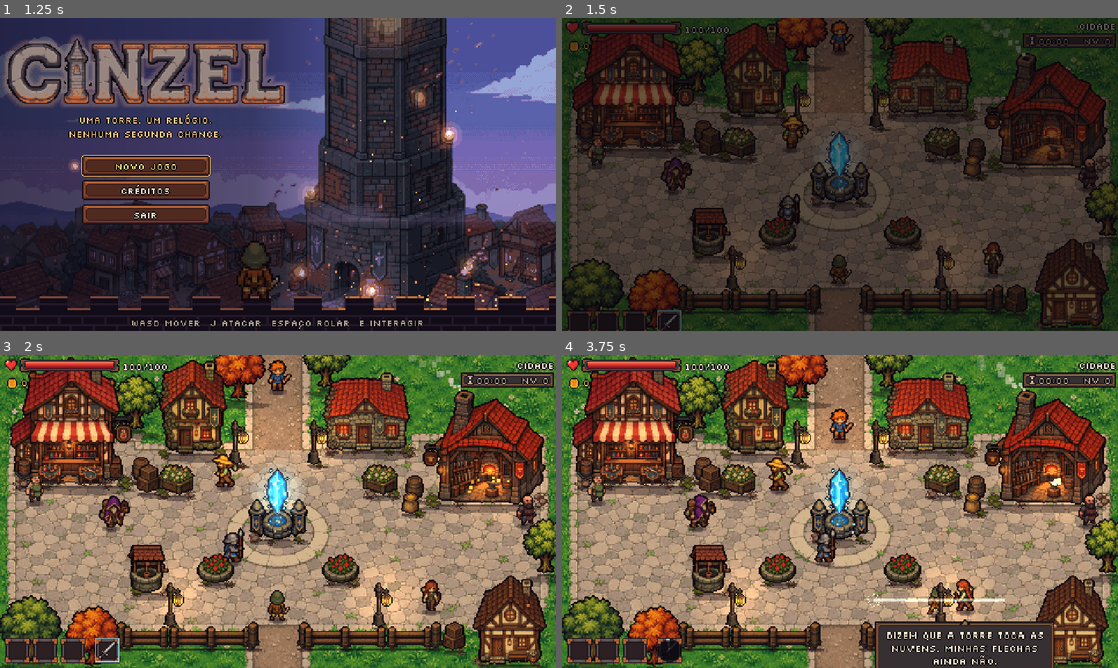
Above: before the commit, frames 1-4 (two rows, left to right).
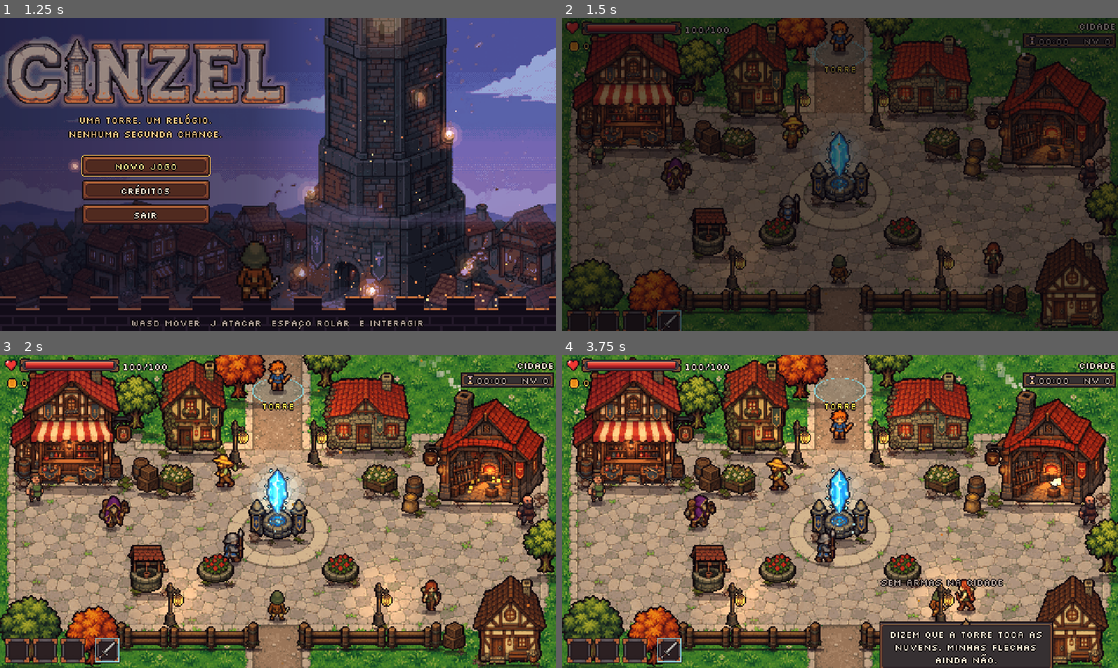
Above: after the commit, the same moments.

Repository: danicunhac/cinzel
Game: Godot game, scene res://ui/title.tscn
Two runs of this game, one before a commit and one after it. Both use one fixed random seed, a clock stepped at 60 frames per second and the inputs below.
Inputs (mouse positions are in pixels of both pictures, inside the frame that each line leads up to):
- Up to frame 1 (1.25 s): tap Enter at 0.5 s; move the mouse to (400, 158) at 0.52 s; hold D (move_right) from 0.53 s (still down); hold J (attack) from 0.53 s (still down); click (400, 158) at 0.67 s; tap E (interact) at 0.8 s
- Up to frame 2 (1.5 s): release D (move_right) at 1.25 s; release J (attack) at 1.25 s; click "Novo jogo" at 1.25 s
- Up to frame 3 (2 s): no input
- Up to frame 4 (3.75 s): drag from (728, 527) to (840, 608) at 2.02 s; move the mouse to (895, 442) at 2.77 s; hold D (move_right) 2.78-3.5 s; hold J (attack) 2.78-3.5 s; tap E (interact) at 3.05 s; drag from (812, 574) to (673, 464) at 3.52 s

Frame 1 is identical in both runs. In frame 2, 0.2% of the frame differs, in the area x 45-55%, y 7-18%; in frame 3, 0.2%; in frame 4, 2.6%, in the area x 17-89%, y 7-100%.

Commit message:
feat: cidade sem armas e entrada da torre a pé
O ataque não funciona na cidade (aviso curto). Para entrar na torre o jogador caminha até a entrada no norte; com mais de um andar liberado, abre a lista. Volta pela escada chega na entrada; saída por teleporte chega no cristal.

Diff:
--- a/game/actors/player/player.gd
+++ b/game/actors/player/player.gd
@@ -73,6 +73,8 @@
 var weapon: WeaponDef = WeaponDef.for_type(&"sword")
 var weapon_id: StringName = &""
 var special: SpecialCharge = SpecialCharge.new()
+## False in town: the attack button does nothing (no swing, shot or special).
+var armed: bool = true
 ## Crit rolls. Seed it for deterministic tests.
 var rng := RandomNumberGenerator.new()
 
@@ -183,7 +185,7 @@
 		sprite.position = SPRITE_HOME
 	if _just_pressed(&"roll") and _roll_cooldown <= 0.0:
 		_start_roll(input_dir if input_dir != Vector2.ZERO else facing)
-	elif _just_pressed(&"attack") and not weapon.ranged:
+	elif armed and _just_pressed(&"attack") and not weapon.ranged:
 		_start_attack()
 
 
@@ -203,7 +205,7 @@
 ## Attack press starts the hold; the release fires the special, the bow's
 ## charged arrow, or (bow) the plain arrow.
 func _update_charge(delta: float) -> void:
-	if state == State.DEAD or state == State.ROLL or state == State.SPECIAL:
+	if state == State.DEAD or state == State.ROLL or state == State.SPECIAL or not armed:
 		special.cancel()
 		special.tick(delta, false)
 		return
--- a/game/autoload/game.gd
+++ b/game/autoload/game.gd
@@ -13,6 +13,9 @@
 
 var run: RunState
 var in_boss_room: bool = false
+## Where the player appears in town: &"gate" (walked down the tower), &"crystal"
+## (teleported back) or &"" (new run, the south path). The town clears it.
+var town_arrival: StringName = &""
 ## Summary of the run that just ended (death or victory), written by Dungeon
 ## before RunState.die() zeroes it: {"floor": int, "seconds": float, "gold": int}.
 ## Empty until a run ends.
--- a/game/tests/unit/test_town_cta.gd
+++ b/game/tests/unit/test_town_cta.gd
@@ -34,7 +34,7 @@
 	T.ok(not TownLogic.cta_visible(&"shop", &"smith", 3), "in range of another spot")
 	T.ok(not TownLogic.cta_visible(&"smith", &"smith", 5, false), "smith needs a craftable recipe")
 	T.ok(TownLogic.cta_visible(&"smith", &"smith", 0, true), "smith with a craftable recipe")
-	T.ok(TownLogic.cta_visible(&"teleport", &"teleport", 0), "crystal always works")
+	T.ok(TownLogic.cta_visible(&"wardrobe", &"wardrobe", 0), "wardrobe always works")
 	T.ok(not TownLogic.cta_visible(&"", &"", 0), "no spot")
 
 
@@ -46,7 +46,7 @@
 	await _tree().process_frame
 	T.eq(town.near, &"shop")
 	T.ok(town._ctas[&"shop"].active, "shop ring on")
-	T.ok(not town._ctas[&"smith"].active and not town._ctas[&"teleport"].active, "others off")
+	T.ok(not town._ctas[&"smith"].active and not town._ctas[&"wardrobe"].active, "others off")
 	T.ok(town._bubble.visible, "shopkeeper talks")
 	player.global_position = TownScript.SPOTS[&"smith"]
 	await _tree().process_frame
@@ -119,7 +119,7 @@
 	for p in blocked:
 		q.position = p
 		T.ok(not space.intersect_point(q).is_empty(), "blocked at %s" % p)
-	var open: Array[Vector2] = [Vector2(240, 40), Vector2(240, 200), Vector2(240, 258), TownScript.SPOTS[&"shop"], TownScript.SPOTS[&"smith"], TownScript.SPOTS[&"teleport"]]
+	var open: Array[Vector2] = [Vector2(240, 40), Vector2(240, 200), Vector2(240, 258), TownScript.SPOTS[&"shop"], TownScript.SPOTS[&"smith"], TownScript.GATE.get_center(), TownScript.CRYSTAL_ARRIVAL]
 	for p in open:
 		q.position = p
 		var walls := space.intersect_point(q).filter(func(h: Dictionary) -> bool: return h["collider"] is StaticBody2D)
--- a/game/tests/unit/test_town_ui.gd
+++ b/game/tests/unit/test_town_ui.gd
@@ -1,5 +1,7 @@
 extends RefCounted
 ## Town panels, HUD and end screens.
+
+const TownScript := preload("res://world/town.gd")
 
 
 func _tree() -> SceneTree:
@@ -191,3 +193,40 @@
 
 	func _ready() -> void:
 		add_to_group(&"boss")
+
+
+func test_walking_back_arrives_at_the_gate_unarmed() -> void:
+	_game().new_run()
+	_game().town_arrival = &"gate"
+	var town := await _spawn("res://world/town.tscn")
+	var player := town.get_node("Player") as Player
+	T.eq(player.global_position, TownScript.GATE_ARRIVAL, "arrives at the tower entrance")
+	T.eq(_game().town_arrival, &"", "arrival is used once")
+	T.ok(not player.armed, "no weapon in town")
+	await _tree().physics_frame
+	Input.action_press(&"attack")
+	await _tree().physics_frame
+	await _tree().process_frame
+	Input.action_release(&"attack")
+	T.eq(player.state, Player.State.FREE, "attack does not swing")
+	town._update_note(0.0, true)
+	T.ok(town._note.visible, "note says there are no weapons in town")
+	town.free()
+	_game().new_run()
+
+
+func test_stepping_into_the_gate_opens_the_floor_list() -> void:
+	_game().new_run()
+	_game().run.unlock_floor(2)
+	var town := await _spawn("res://world/town.tscn")
+	var player := town.get_node("Player") as Player
+	player.global_position = TownScript.GATE.get_center()
+	await _tree().process_frame
+	var p := town._panel as TeleportPanel
+	T.ok(p != null, "floor list opens")
+	T.eq(p.floor_buttons.size(), 2, "floors 1..2")
+	p.close()
+	await _tree().process_frame
+	T.ok(town._panel == null, "standing still in the gate does not reopen it")
+	town.free()
+	_game().new_run()
--- a/game/world/dungeon.gd
+++ b/game/world/dungeon.gd
@@ -107,7 +107,7 @@
 	if _busy or _leaving:
 		return
 	if current_floor <= 1:
-		leave_to_town()
+		leave_to_town(&"gate")
 		return
 	var below := current_floor - 1
 	var rec := state.get_floor(below)
@@ -133,10 +133,13 @@
 	_go_to_room(room_index - 1, true, Arrival.EXIT)
 
 
-func leave_to_town() -> void:
+## `arrival`: &"gate" when walking out (stairs of floor 1), else the
+## teleport back to the crystal (held Q, the boss room portal).
+func leave_to_town(arrival: StringName = &"crystal") -> void:
 	if _leaving:
 		return
 	_leaving = true
+	Game.town_arrival = arrival
 	Game.run.clock.running = false
 	Game.in_boss_room = false
 	Game.goto(TOWN_SCENE)
--- a/game/world/town.gd
+++ b/game/world/town.gd
@@ -1,9 +1,12 @@
 extends Node2D
 ## Walkable town (one 480x270 screen). A painted ground with large Y-sorted
 ## sprites on it (game/assets/town, docs/assets.md). Four spots: the shop
-## (shopkeeper), the forge (blacksmith), the teleport crystal and the
-## wardrobe at the door of the hero's house (house A, next to the shop); E
-## near one opens its panel. Near a spot with an action, a gold ring pings on the ground
+## (shopkeeper), the forge (blacksmith) and the wardrobe at the door of the
+## hero's house (house A, next to the shop); E near one opens its panel. The
+## tower is up the north path: walking into its entrance (GATE) enters floor 1,
+## or opens the floor list once more floors are unlocked. The crystal in the
+## plaza is where a teleport out of the tower lands. No weapons in town: the
+## attack button only shows a note. Near a spot with an action, a gold ring pings on the ground
 ## and the building glows; the NPC speaks a short line in a bubble.
 ## The run clock stays stopped here. Every town load starts a market visit
 ## (Market.begin_visit: prices recover, new stock and wanted items).
@@ -24,20 +27,22 @@
 const PAD := 8
 
 const SPAWN := Vector2(240, 222)
+## Tower entrance at the top of the north path: the player walks into it.
+const GATE := Rect2(212, 18, 56, 18)
+const GATE_ARRIVAL := Vector2(240, 48)
+const CRYSTAL_ARRIVAL := Vector2(240, 180)
 const REACH := 30.0
 const CRYSTAL_POS := Vector2(240, 160)
 ## Where the player stands to use each spot (in front of the counter, the
-## anvil and the crystal).
+## anvil and the house door).
 const SPOTS: Dictionary[StringName, Vector2] = {
 	&"shop": Vector2(62, 128),
 	&"smith": Vector2(426, 146),
-	&"teleport": Vector2(240, 172),
 	&"wardrobe": Vector2(168, 100),
 }
 const SPOT_NAMES: Dictionary[StringName, String] = {
 	&"shop": "Loja",
 	&"smith": "Ferreiro",
-	&"teleport": "Teleporte",
 	&"wardrobe": "Guarda-roupa",
 }
 const SCREEN := Vector2(480, 270)
@@ -165,6 +170,7 @@
 const VILLAGER_ART := "res://assets/characters/villagers/%s.png"
 ## A villager talks when the player's feet are this close (and no spot is).
 const VILLAGER_REACH := 24.0
+const NOTE_TIME := 1.4
 
 var shop: Market
 var near: StringName = &""
@@ -177,6 +183,11 @@
 var _bubble: SpeechBubble
 var _hint: Label
 var _crystal_glow: Sprite2D
+var _gate_cta: TownCta
+var _note: Label
+var _note_time: float = 0.0
+## True while the player stands in GATE; entering needs a fresh step in.
+var _in_gate: bool = false
 var _t: float = 0.0
 
 @onready var player: Player = $Player
@@ -194,8 +205,18 @@
 	_build_pieces()
 	_build_spots()
 	_build_life()
+	player.armed = false
 	player.global_position = SPAWN
 	player.facing = Vector2.UP
+	match Game.town_arrival:
+		&"gate":
+			player.global_position = GATE_ARRIVAL
+			player.facing = Vector2.DOWN
+		&"crystal":
+			player.global_position = CRYSTAL_ARRIVAL
+			player.facing = Vector2.DOWN
+	Game.town_arrival = &""
+	_in_gate = GATE.has_point(player.global_position)
 	# Feet are 6 px below the player's origin (layered_sprite FEET_ROW).
 	player.add_child(GroundShadow.make(Vector2i(16, 6), Vector2(0, 7)))
 	_apply_debug_args()
@@ -270,9 +291,43 @@
 		_crystal_glow.modulate.a = 0.7 + 0.3 * sin(_t * 2.2)
 	if near != &"" and _panel == null and not get_tree().paused and Input.is_action_just_pressed(&"interact"):
 		open_panel(near)
-
-
-## Opens the panel of a spot (shop, smith, teleport) and returns it.
+	_update_gate()
+	_update_note(delta, Input.is_action_just_pressed(&"attack"))
+
+
+## Walking into the tower entrance: floor 1 straight away, or the floor list.
+func _update_gate() -> void:
+	var inside := player.state != Player.State.DEAD and GATE.has_point(player.global_position)
+	var stepped_in := inside and not _in_gate
+	_in_gate = inside
+	if not stepped_in or _panel != null or get_tree().paused:
+		return
+	enter_tower()
+
+
+## Enters floor 1, or opens the floor list when more floors are unlocked.
+func enter_tower() -> void:
+	if Game.run.unlocked_floors > 1:
+		open_panel(&"teleport")
+		return
+	Dungeon.requested_floor = 1
+	Game.goto(Dungeon.SCENE)
+
+
+## Attack in town (`pressed`): no swing, a short note over the player instead.
+func _update_note(delta: float, pressed: bool) -> void:
+	if pressed and _panel == null and not get_tree().paused and not UiKit.gameplay_input_blocked():
+		_note_time = NOTE_TIME
+	_note_time = maxf(_note_time - delta, 0.0)
+	_note.visible = _note_time > 0.0
+	if _note.visible:
+		var p := player.global_position + Vector2(-50, -30)
+		_note.position = Vector2(clampf(p.x, 2, SCREEN.x - 102), maxf(p.y, 14))
+		_note.modulate.a = minf(_note_time / 0.3, 1.0)
+
+
+## Opens the panel of a spot (shop, smith, wardrobe, or teleport: the floor
+## list at the tower entrance) and returns it.
 func open_panel(id: StringName) -> UiPanel:
 	if _panel != null:
 		return _panel
@@ -285,6 +340,7 @@
 			_panel = SmithPanelScene.instantiate() as SmithPanel
 		&"teleport":
 			_panel = TeleportPanelScene.instantiate() as TeleportPanel
+			_panel.panel_title = "Entrada da torre"
 		&"wardrobe":
 			_panel = WardrobePanelScript.new() as WardrobePanel
 		_:
@@ -295,7 +351,7 @@
 	return _panel
 
 
-## Line the NPC at `id` says now ("" for the crystal, which has no speaker).
+## Line the NPC at `id` says now ("" for a spot with no speaker).
 ## `item_count` is the backpack's used slots.
 func line_for(id: StringName, item_count: int) -> String:
 	match id:
@@ -320,9 +376,7 @@
 	_hint.text = "E  %s" % SPOT_NAMES[near]
 	var ok := TownLogic.can_act(near, items, Forge.any_craftable(Game.run))
 	_hint.add_theme_color_override("font_color", UiKit.COLOR_ITEM if ok else UiKit.COLOR_MUTED)
-	# Over the player's head, except at the crystal, where that would cover
-	# the crystal itself: there it goes under the feet.
-	var p := SPOTS[near] + (Vector2(-50, 12) if near == &"teleport" else Vector2(-50, -36))
+	var p := SPOTS[near] + Vector2(-50, -36)
 	_hint.position = Vector2(clampf(p.x, 2, SCREEN.x - 102), p.y)
 
 
@@ -438,7 +492,6 @@
 		elif p[0] == "house_a":
 			_glow_targets[&"wardrobe"] = s
 	var crystal := _piece("crystal", CRYSTAL_POS, Vector2(40, 12))
-	_glow_targets[&"teleport"] = crystal
 	_crystal_glow = Sprite2D.new()
 	_crystal_glow.texture = _tex("crystal_glow")
 	_crystal_glow.position = Vector2(0, -42)
@@ -455,12 +508,15 @@
 		var cta := TownCta.new()
 		cta.position = SPOTS[id]
 		cta.radius = 18.0
-		if id == &"teleport":
-			cta.color = Color(0.55, 0.9, 1.0)
-			cta.position = CRYSTAL_POS + Vector2(0, 2)
-			cta.radius = 24.0
 		add_child(cta)
 		_ctas[id] = cta
+	# The tower entrance always pings: it is where the run starts.
+	_gate_cta = TownCta.new()
+	_gate_cta.color = Color(0.55, 0.9, 1.0)
+	_gate_cta.position = GATE.get_center() + Vector2(0, 4)
+	_gate_cta.radius = 22.0
+	_gate_cta.active = true
+	add_child(_gate_cta)
 	# Hint and bubble live on a screen layer (no camera here, so screen and
 	# world coordinates match): no CanvasModulate tint, above props and the
 	# HUD (layer 5), below the panels (layer 30).
@@ -476,6 +532,19 @@
 	overlay.add_child(_hint)
 	_bubble = SpeechBubble.new()
 	overlay.add_child(_bubble)
+	var sign := UiKit.label("Torre", UiKit.COLOR_ITEM, HORIZONTAL_ALIGNMENT_CENTER)
+	sign.name = "GateSign"
+	sign.size = Vector2(60, 10)
+	sign.position = Vector2(GATE.get_center().x - 30, GATE.end.y + 2)
+	sign.add_theme_color_override("font_outline_color", Color(0.08, 0.05, 0.06))
+	sign.add_theme_constant_override("outline_size", 2)
+	overlay.add_child(sign)
+	_note = UiKit.label("Sem armas na cidade", UiKit.COLOR_MUTED, HORIZONTAL_ALIGNMENT_CENTER)
+	_note.size = Vector2(100, 10)
+	_note.add_theme_color_override("font_outline_color", Color(0.08, 0.05, 0.06))
+	_note.add_theme_constant_override("outline_size", 2)
+	_note.visible = false
+	overlay.add_child(_note)
 
 
 ## NPC standing with its feet at `feet`; returns where its bubble hangs.
Not shown, changed: docs/apresentacao.md
Not shown, changed: docs/ficha-entrega.md
Not shown, changed: docs/gdd.md
